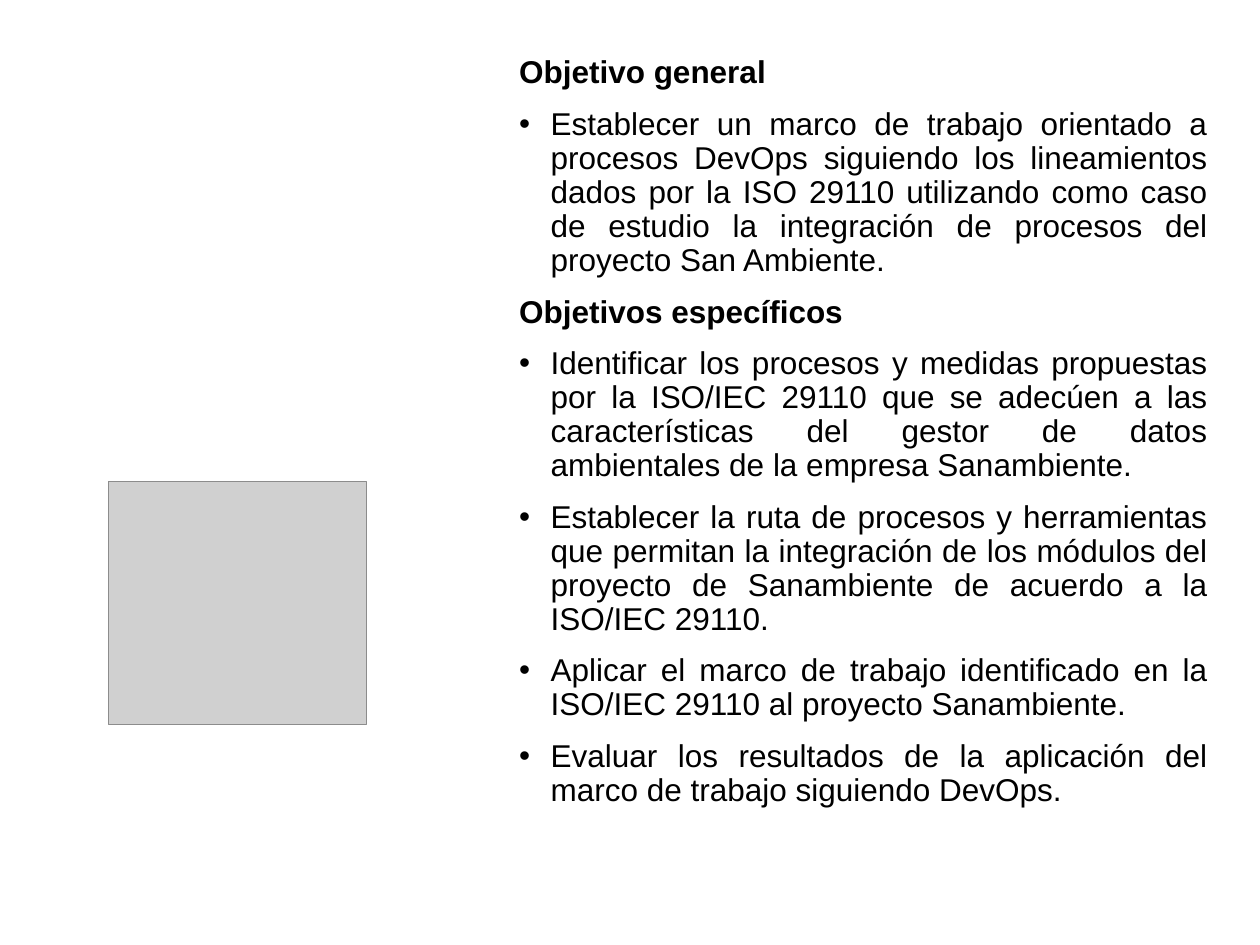
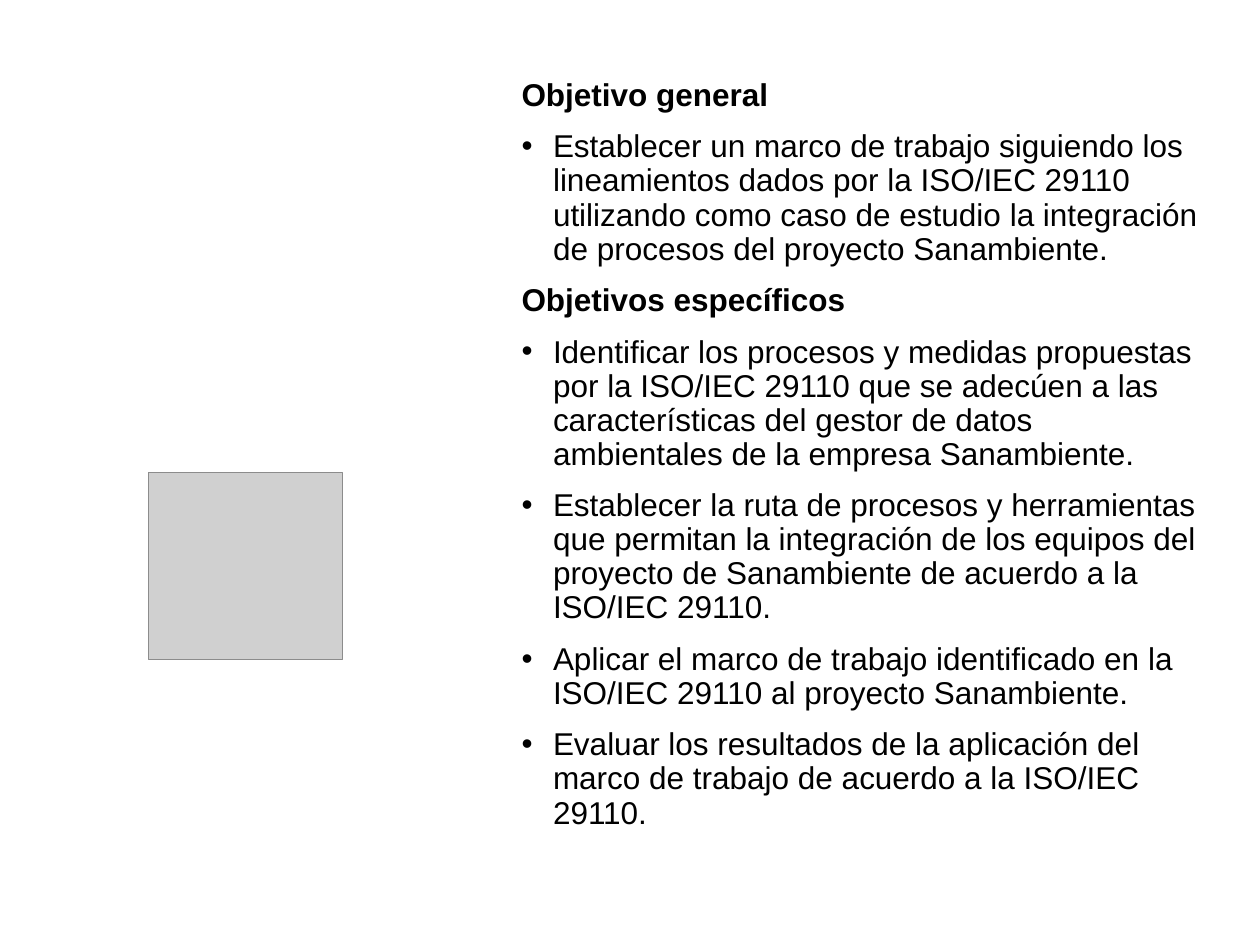
Before and after one commit to cristianpazu/Proyecto-Sanambiente, a slide deck: slide 7 of Documentos de ponencias en eventos/Tecnotic 2019/Exposición - Tecnotic 2019.pptx. Drawn at 1260x945 pixels with LibreOffice and Linux fonts; fonts in the diff are those of the drawing; grey boxes stand for pictures; background and template pictures are left out. Boxes give left, top, right and bottom in pixels: in the first picture for what was removed or moved away, otherwise in the second. Text is boxed around its words. In the diff, an @@ line names an element or a change of style, - is before the commit and + after.

```diff
--- a/Documentos de ponencias en eventos/Tecnotic 2019/Exposición - Tecnotic 2019.pptx
+++ b/Documentos de ponencias en eventos/Tecnotic 2019/Exposición - Tecnotic 2019.pptx
@@ text "Objetivo general": place and size @@
-text "Objetivo general" at bbox=[519, 60, 1208, 807]
+text "Objetivo general" at bbox=[522, 83, 1197, 825]
@@ text at bbox=[553, 134, 1197, 266]: text changed @@
-• Establecer un marco de trabajo orientado a procesos DevOps siguiendo los lineamientos dados por la ISO 29110 utilizando como caso de estudio la integración de procesos del proyecto San Ambiente.
+• Establecer un marco de trabajo siguiendo los lineamientos dados por la ISO/IEC 29110 utilizando como caso de estudio la integración de procesos del proyecto Sanambiente.
@@ title "3. Objetivos": place and size @@
-title "3. Objetivos" at bbox=[519, 300, 662, 329]
+title "3. Objetivos" at bbox=[522, 288, 665, 317]
@@ text at bbox=[553, 288, 1192, 710]: alignment justified to left @@
@@ picture: place and size @@
-picture at bbox=[108, 481, 367, 724]
+picture at bbox=[149, 472, 343, 660]
@@ text at bbox=[553, 493, 1195, 619]: text changed @@
-• Establecer la ruta de procesos y herramientas que permitan la integración de los módulos del proyecto de Sanambiente de acuerdo a la ISO/IEC 29110.
+• Establecer la ruta de procesos y herramientas que permitan la integración de los equipos del proyecto de Sanambiente de acuerdo a la ISO/IEC 29110.
@@ text at bbox=[553, 731, 1139, 825]: text changed @@
-• Evaluar los resultados de la aplicación del marco de trabajo siguiendo DevOps.
+• Evaluar los resultados de la aplicación del marco de trabajo de acuerdo a la ISO/IEC 29110.
```
Also in this commit, not shown: 8 other slides changed.
